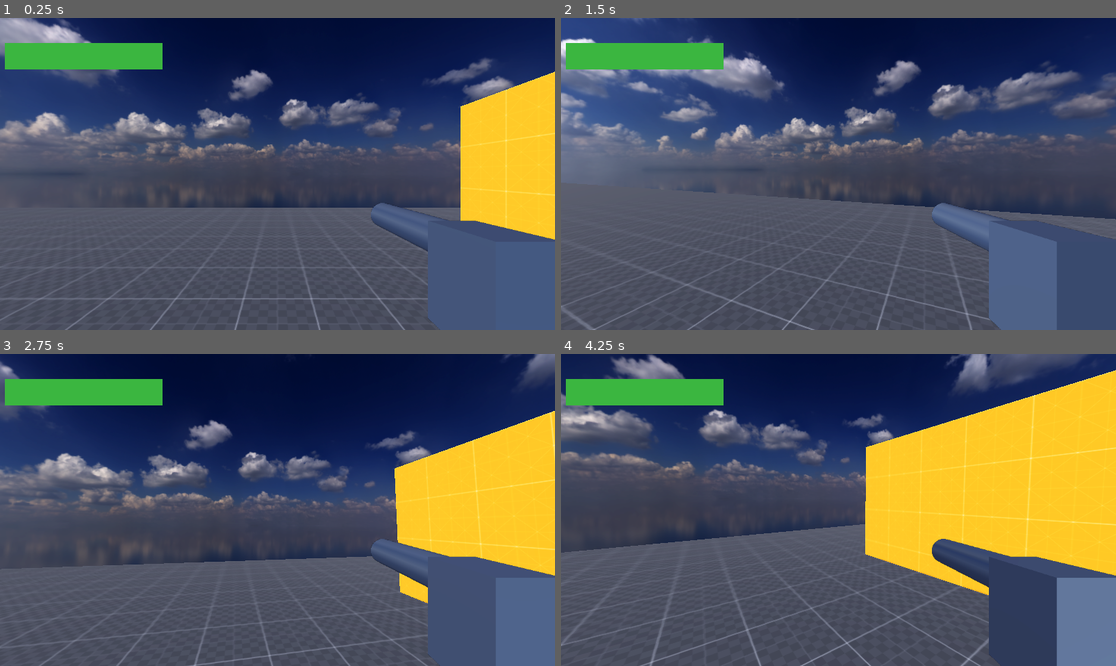
Above: before the commit, frames 1-4 (two rows, left to right).
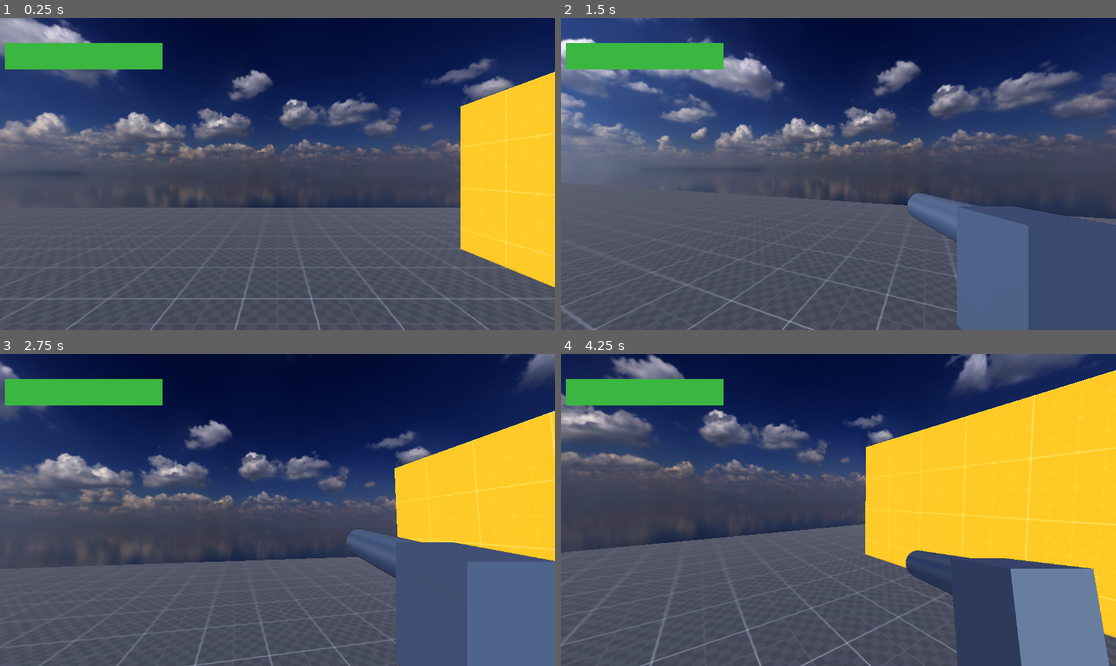
Above: after the commit, the same moments.

Repository: Inquisitor718/MadCow
Game: Godot game, scene res://scenes/main.tscn
Same seed, same stepped clock (60 frames per second), same inputs: the game is played once before the commit and once after it.
Inputs (mouse positions are in pixels of both pictures, inside the frame that each line leads up to):
- Up to frame 1 (0.25 s): no input
- Up to frame 2 (1.5 s): tap Enter (ui_accept) at 0.5, 0.77 s; move the mouse to (866, 174) at 0.52 s; press the mouse at (866, 174) at 0.53 s; hold V (Weapon_Up, bound only after the commit) from 0.53 s (still down); move the mouse to (810, 174) at 1.27 s; release the mouse at (810, 174) at 1.28 s; tap Ctrl (crouch) at 1.35 s
- Up to frame 3 (2.75 s): keep holding V (Weapon_Up, bound only after the commit); tap Enter (ui_accept) at 1.52 s; click (249, 510) at 1.55 s; move the mouse to (288, 503) at 2.02 s; hold E (free_look) from 2.03 s (still down); click (288, 503) at 2.3 s
- Up to frame 4 (4.25 s): keep holding V (Weapon_Up, bound only after the commit); move the mouse to (832, 516) at 2.77 s; release E (free_look) at 2.78 s; tap Shift (sprint) at 2.85 s; tap Enter (ui_accept) at 3.02, 3.77 s; click (832, 516) at 3.05 s; move the mouse to (877, 513) at 3.52 s; press the mouse at (877, 513) at 3.53 s; tap R (Reload, bound only after the commit) at 4.15 s

The runs differ from the first frame. In frame 1, 6.3% of the frame differs, in the area x 66-100%, y 59-100%; in frame 2, 4.7%; in frame 3, 3.5%; in frame 4, 6.1%.
Error after the commit: Invalid access to property or key 'velocity_computed' on a base object of type 'null instance'. (res://scripts/enemy.gd:21)

Commit message:
Added Revolver
Actually added a scalable weapons manager using resources which has multiple export variables including:
Damage
Range
Type of Projectile(Only Hitscan added so far)
Animations for 5 states:[Activate, Deactivate, Shoot, Reload{Work in progress}, Out of Ammo]
Also added basic framework for Weapons UI, but is still a work in progress.
Added Basic animations for the revolver.
Added basic Damage and Despawn on Death mechanics to test enemy.

Diff:
--- /dev/null
+++ b/madcow-decease/assets/weapon_resources/revolver.tres
@@ -0,0 +1,21 @@
+[gd_resource type="Resource" script_class="Weapon_Resource" load_steps=2 format=3 uid="uid://cx5gjyikfb4nk"]
+
+[ext_resource type="Script" uid="uid://c2imv21vq2msg" path="res://scripts/Weapon_resource.gd" id="1_bblnm"]
+
+[resource]
+script = ExtResource("1_bblnm")
+W_name = "Revolver"
+Activate_anim = "RevolverActivate"
+Shoot_anim = "RevolverShoot"
+Reload_anim = "RevolverReload"
+DActivate_anim = ""
+No_ammo_anim = ""
+Active_ammo = 6
+Stored_ammo = 18
+Magazine = 6
+Max_ammo = 60
+Auto_fire = false
+Type = 1
+range = 50000
+dmg = 90
+metadata/_custom_type_script = "uid://c2imv21vq2msg"
--- a/madcow-decease/project.godot
+++ b/madcow-decease/project.godot
@@ -17,7 +17,8 @@
 
 [global_group]
 
-Player=""
+player_S=""
+Enemy=""
 
 [input]
 
@@ -61,3 +62,23 @@
 "events": [Object(InputEventKey,"resource_local_to_scene":false,"resource_name":"","device":-1,"window_id":0,"alt_press …(195 unchanged characters)…
 ]
 }
+Weapon_Up={
+"deadzone": 0.2,
+"events": [Object(InputEventKey,"resource_local_to_scene":false,"resource_name":"","device":-1,"window_id":0,"alt_pressed":false,"shift_pressed":false,"ctrl_pressed":false,"meta_pressed":false,"pressed":false,"keycode":0,"physical_keycode":86,"key_label":0,"unicode":118,"location":0,"echo":false,"script":null)
+]
+}
+Weapon_Down={
+"deadzone": 0.2,
+"events": [Object(InputEventKey,"resource_local_to_scene":false,"resource_name":"","device":-1,"window_id":0,"alt_pressed":false,"shift_pressed":false,"ctrl_pressed":false,"meta_pressed":false,"pressed":false,"keycode":0,"physical_keycode":67,"key_label":0,"unicode":99,"location":0,"echo":false,"script":null)
+]
+}
+Shoot={
+"deadzone": 0.2,
+"events": [Object(InputEventMouseButton,"resource_local_to_scene":false,"resource_name":"","device":-1,"window_id":0,"alt_pressed":false,"shift_pressed":false,"ctrl_pressed":false,"meta_pressed":false,"button_mask":0,"position":Vector2(0, 0),"global_position":Vector2(0, 0),"factor":1.0,"button_index":1,"canceled":false,"pressed":false,"double_click":false,"script":null)
+]
+}
+Reload={
+"deadzone": 0.2,
+"events": [Object(InputEventKey,"resource_local_to_scene":false,"resource_name":"","device":-1,"window_id":0,"alt_pressed":false,"shift_pressed":false,"ctrl_pressed":false,"meta_pressed":false,"pressed":false,"keycode":0,"physical_keycode":82,"key_label":0,"unicode":114,"location":0,"echo":false,"script":null)
+]
+}
--- a/madcow-decease/scenes/player_S_.tscn
+++ b/madcow-decease/scenes/player_S_.tscn
@@ -1,9 +1,155 @@
-[gd_scene load_steps=6 format=3 uid="uid://c6qqhoiccfc6n"]
+[gd_scene load_steps=14 format=3 uid="uid://c6qqhoiccfc6n"]
 
 [ext_resource type="Script" uid="uid://bia8jgms1aljh" path="res://scripts/Player_S.gd" id="1_gkn25"]
 [ext_resource type="PackedScene" uid="uid://dsw7khefkfewe" path="res://scenes/revolver.tscn" id="2_aj78o"]
+[ext_resource type="Script" uid="uid://cpxtegv7jr144" path="res://scenes/w_manager.gd" id="2_v7hu7"]
+[ext_resource type="Script" uid="uid://c2imv21vq2msg" path="res://scripts/Weapon_resource.gd" id="3_jdn2x"]
+[ext_resource type="Resource" uid="uid://cx5gjyikfb4nk" path="res://assets/weapon_resources/revolver.tres" id="4_w0gdg"]
 
 [sub_resource type="CapsuleShape3D" id="CapsuleShape3D_cvnsp"]
+
+[sub_resource type="Animation" id="Animation_aj78o"]
+resource_name = "RevolverActivate"
+length = 0.5
+tracks/0/type = "value"
+tracks/0/imported = false
+tracks/0/enabled = true
+tracks/0/path = NodePath("Revolver:position")
+tracks/0/interp = 1
+tracks/0/loop_wrap = true
+tracks/0/keys = {
+"times": PackedFloat32Array(0, 0.5),
+"transitions": PackedFloat32Array(1, 1),
+"update": 0,
+"values": [Vector3(0.0178347, -1.33485, 0.000116378), Vector3(0.329511, -0.280136, -0.370283)]
+}
+tracks/1/type = "value"
+tracks/1/imported = false
+tracks/1/enabled = true
+tracks/1/path = NodePath("Revolver:visible")
+tracks/1/interp = 1
+tracks/1/loop_wrap = true
+tracks/1/keys = {
+"times": PackedFloat32Array(0),
+"transitions": PackedFloat32Array(1),
+"update": 1,
+"values": [true]
+}
+tracks/2/type = "value"
+tracks/2/imported = false
+tracks/2/enabled = true
+tracks/2/path = NodePath("Revolver:rotation")
+tracks/2/interp = 1
+tracks/2/loop_wrap = true
+tracks/2/keys = {
+"times": PackedFloat32Array(0, 0.5),
+"transitions": PackedFloat32Array(1, 1),
+"update": 0,
+"values": [Vector3(0, 0, 0), Vector3(0, 3.14159, 0)]
+}
+
+[sub_resource type="Animation" id="Animation_v7hu7"]
+length = 0.001
+tracks/0/type = "value"
+tracks/0/imported = false
+tracks/0/enabled = true
+tracks/0/path = NodePath("Revolver:position")
+tracks/0/interp = 1
+tracks/0/loop_wrap = true
+tracks/0/keys = {
+"times": PackedFloat32Array(0),
+"transitions": PackedFloat32Array(1),
+"update": 0,
+"values": [Vector3(0.0178347, -1.33485, 0.000116378)]
+}
+tracks/1/type = "value"
+tracks/1/imported = false
+tracks/1/enabled = true
+tracks/1/path = NodePath("Revolver:visible")
+tracks/1/interp = 1
+tracks/1/loop_wrap = true
+tracks/1/keys = {
+"times": PackedFloat32Array(0),
+"transitions": PackedFloat32Array(1),
+"update": 1,
+"values": [false]
+}
+tracks/2/type = "value"
+tracks/2/imported = false
+tracks/2/enabled = true
+tracks/2/path = NodePath("Revolver:rotation")
+tracks/2/interp = 1
+tracks/2/loop_wrap = true
+tracks/2/keys = {
+"times": PackedFloat32Array(0),
+"transitions": PackedFloat32Array(1),
+"update": 0,
+"values": [Vector3(0, -3.14159, 0)]
+}
+
+[sub_resource type="Animation" id="Animation_lk2ay"]
+resource_name = "RevolverShoot"
+length = 0.2
+tracks/0/type = "value"
+tracks/0/imported = false
+tracks/0/enabled = true
+tracks/0/path = NodePath("Revolver:position")
+tracks/0/interp = 1
+tracks/0/loop_wrap = true
+tracks/0/keys = {
+"times": PackedFloat32Array(0, 0.1, 0.2),
+"transitions": PackedFloat32Array(1, 1, 1),
+"update": 0,
+"values": [Vector3(0.329511, -0.280136, -0.370283), Vector3(0.329511, -0.280136, -0.264632), Vector3(0.329511, -0.280136, -0.370283)]
+}
+tracks/1/type = "value"
+tracks/1/imported = false
+tracks/1/enabled = true
+tracks/1/path = NodePath("Revolver:rotation")
+tracks/1/interp = 1
+tracks/1/loop_wrap = true
+tracks/1/keys = {
+"times": PackedFloat32Array(0, 0.1, 0.166667),
+"transitions": PackedFloat32Array(1, 1, 1),
+"update": 0,
+"values": [Vector3(0, 3.14159, 0), Vector3(-0.174533, 3.14159, 0), Vector3(0, 3.14159, 0)]
+}
+
+[sub_resource type="Animation" id="Animation_jdn2x"]
+resource_name = "RevolverReload"
+length = 3.0
+tracks/0/type = "value"
+tracks/0/imported = false
+tracks/0/enabled = true
+tracks/0/path = NodePath("Revolver:position")
+tracks/0/interp = 1
+tracks/0/loop_wrap = true
+tracks/0/keys = {
+"times": PackedFloat32Array(0, 1.5, 3),
+"transitions": PackedFloat32Array(1, 1, 1),
+"update": 0,
+"values": [Vector3(0.329511, -0.280136, -0.370283), Vector3(0.329511, -0.915973, -0.370283), Vector3(0.329511, -0.280136, -0.370283)]
+}
+tracks/1/type = "value"
+tracks/1/imported = false
+tracks/1/enabled = true
+tracks/1/path = NodePath("Revolver:rotation")
+tracks/1/interp = 1
+tracks/1/loop_wrap = true
+tracks/1/keys = {
+"times": PackedFloat32Array(0, 1.5, 3),
+"transitions": PackedFloat32Array(1, 1, 1),
+"update": 0,
+"values": [Vector3(0, 3.14159, 0), Vector3(3.14159, 3.14159, 0), Vector3(0, 3.14159, 0)]
+}
+
+[sub_resource type="AnimationLibrary" id="AnimationLibrary_lk2ay"]
+_data = {
+&"RESET": SubResource("Animation_v7hu7"),
+&"RevolverActivate": SubResource("Animation_aj78o"),
+&"RevolverReload": SubResource("Animation_jdn2x"),
+&"RevolverShoot": SubResource("Animation_lk2ay")
+}
 
 [sub_resource type="StyleBoxFlat" id="StyleBoxFlat_gkn25"]
 
@@ -24,8 +170,25 @@
 [node name="Camera3D" type="Camera3D" parent="Head"]
 cull_mask = 1048573
 
-[node name="Revolver" parent="Head/Camera3D" instance=ExtResource("2_aj78o")]
-transform = Transform3D(-1, 0, -8.74228e-08, 0, 1, 0, 8.74228e-08, 0, -1, 0.473028, -0.334849, -0.467442)
+[node name="W_Manager" type="Node3D" parent="Head/Camera3D"]
+script = ExtResource("2_v7hu7")
+_weapon_resources = Array[ExtResource("3_jdn2x")]([ExtResource("4_w0gdg")])
+Start_Weapons = Array[String](["Revolver"])
+
+[node name="rig" type="Node3D" parent="Head/Camera3D/W_Manager"]
+
+[node name="Revolver" parent="Head/Camera3D/W_Manager/rig" instance=ExtResource("2_aj78o")]
+transform = Transform3D(-1, 0, -1.50996e-07, 0, 1, 0, 1.50996e-07, 0, -1, 0.0178347, -1.33485, 0.000116378)
+visible = false
+
+[node name="AnimationPlayer" type="AnimationPlayer" parent="Head/Camera3D/W_Manager/rig"]
+libraries = {
+&"": SubResource("AnimationLibrary_lk2ay")
+}
+
+[node name="BulletPoint" type="Marker3D" parent="Head/Camera3D/W_Manager/rig"]
+unique_name_in_owner = true
+transform = Transform3D(1, 0, 0, 0, 1, 0, 0, 0, 1, 0.330302, -0.110232, -0.826832)
 
 [node name="CanvasLayer" type="CanvasLayer" parent="."]
 
@@ -52,3 +215,36 @@
 [node name="GunCam" type="Camera3D" parent="CanvasLayer/SubViewportContainer/SubViewport"]
 transform = Transform3D(1, 0, 0, 0, 1, 0, 0, 0, 1, 0, 0.845099, 0)
 cull_mask = 2
+
+[node name="GunCounter" type="VBoxContainer" parent="CanvasLayer"]
+offset_right = 40.0
+offset_bottom = 40.0
+
+[node name="WeaponInfo" type="HBoxContainer" parent="CanvasLayer/GunCounter"]
+layout_mode = 2
+
+[node name="Label" type="Label" parent="CanvasLayer/GunCounter/WeaponInfo"]
+layout_mode = 2
+
+[node name="Label2" type="Label" parent="CanvasLayer/GunCounter/WeaponInfo"]
+layout_mode = 2
+
+[node name="AmmoInfo" type="HBoxContainer" parent="CanvasLayer/GunCounter"]
+layout_mode = 2
+
+[node name="Label" type="Label" parent="CanvasLayer/GunCounter/AmmoInfo"]
+layout_mode = 2
+
+[node name="Label2" type="Label" parent="CanvasLayer/GunCounter/AmmoInfo"]
+layout_mode = 2
+
+[node name="StackInfo" type="HBoxContainer" parent="CanvasLayer/GunCounter"]
+layout_mode = 2
+
+[node name="Label" type="Label" parent="CanvasLayer/GunCounter/StackInfo"]
+layout_mode = 2
+
+[node name="Label2" type="Label" parent="CanvasLayer/GunCounter/StackInfo"]
+layout_mode = 2
+
+[connection signal="animation_finished" from="Head/Camera3D/W_Manager/rig/AnimationPlayer" to="Head/Camera3D/W_Manager" method="_on_animation_player_animation_finished"]
--- /dev/null
+++ b/madcow-decease/scenes/shotgun.tscn
@@ -0,0 +1,13 @@
+[gd_scene load_steps=2 format=3 uid="uid://beri3rk1pt6gk"]
+
+[sub_resource type="BoxMesh" id="BoxMesh_5ptbe"]
+
+[node name="shotgun" type="Node3D"]
+
+[node name="body" type="Node3D" parent="."]
+
+[node name="stock" type="MeshInstance3D" parent="body"]
+transform = Transform3D(1.52569, -0.310501, 0.0231065, 0.572956, 0.82778, -0.00637344, -0.0375115, 0.0147787, 0.842453, -2.09976, -0.661924, -0.0308747)
+mesh = SubResource("BoxMesh_5ptbe")
+
+[node name="MeshInstance3D" type="MeshInstance3D" parent="body"]
--- /dev/null
+++ b/madcow-decease/scenes/test_enemy.tscn
@@ -0,0 +1,29 @@
+[gd_scene load_steps=5 format=3 uid="uid://mx076i2bgxwe"]
+
+[ext_resource type="Script" uid="uid://bcgkgd6b61xqb" path="res://scripts/test_enemy.gd" id="1_h17bh"]
+
+[sub_resource type="BoxShape3D" id="BoxShape3D_7ibm0"]
+
+[sub_resource type="BoxShape3D" id="BoxShape3D_h17bh"]
+
+[sub_resource type="BoxMesh" id="BoxMesh_h17bh"]
+
+[node name="test_enemy" type="CharacterBody3D" groups=["Enemy"]]
+script = ExtResource("1_h17bh")
+
+[node name="CollisionShape3D" type="CollisionShape3D" parent="."]
+transform = Transform3D(0.5, 0, 0, 0, 0.5, 0, 0, 0, 0.5, 0, 0, 0)
+shape = SubResource("BoxShape3D_7ibm0")
+debug_color = Color(0, 0.6, 0.701961, 1)
+
+[node name="hitbox" type="Area3D" parent="."]
+
+[node name="CollisionShape3D" type="CollisionShape3D" parent="hitbox"]
+transform = Transform3D(1.2, 0, 0, 0, 1.2, 0, 0, 0, 1.2, 0, 0, 0)
+shape = SubResource("BoxShape3D_h17bh")
+debug_color = Color(0, 0.6, 0.701961, 1)
+
+[node name="MeshInstance3D" type="MeshInstance3D" parent="."]
+mesh = SubResource("BoxMesh_h17bh")
+
+[connection signal="body_entered" from="hitbox" to="." method="_on_hitbox_body_entered"]
--- /dev/null
+++ b/madcow-decease/scenes/w_manager.gd
@@ -0,0 +1,109 @@
+extends Node3D
+
+@onready var animation_player: AnimationPlayer = $rig/AnimationPlayer
+@onready var Bullet_Point = get_node("%BulletPoint")
+
+signal Weapon_Change
+signal Update_Ammo
+signal Update_Weapon_Stack
+
+
+var Current_Weapon = null
+var Weapon_Stack = []
+var Weapon_Indicator = 0
+var Next_Weapon: String
+var Weapon_List = {}
+@export var _weapon_resources: Array[Weapon_Resource]
+@export var Start_Weapons: Array[String]
+
+enum{NULL, HITSCAN, PROJECTILE}
+
+func _ready():
+	Initialize(Start_Weapons)
+
+func _input(event):
+	if event.is_action_pressed("Weapon_Up"):
+		Weapon_Indicator = min(Weapon_Indicator+1, Weapon_Stack.size()-1)
+		exit(Weapon_Stack[Weapon_Indicator])
+		print("Up Accept")
+
+	if event.is_action_pressed("Weapon_Down"):
+		Weapon_Indicator = max(Weapon_Indicator-1, 0)
+		exit(Weapon_Stack[Weapon_Indicator])
+		print("Down Accept")
+
+	if event.is_action_pressed("Shoot"):
+		shoot()
+	if event.is_action_pressed("Reload"):
+		reload()
+func Initialize(_start_weapons: Array):
+	for weapon in _weapon_resources:
+		Weapon_List[weapon.W_name] = weapon
+
+	for i in _start_weapons:
+		Weapon_Stack.push_back(i)
+
+	Current_Weapon  = Weapon_List[Weapon_Stack[0]]
+	enter()
+
+func enter():
+	animation_player.queue(Current_Weapon.Activate_anim)
+
+func exit(_next_weapon: String):
+	if _next_weapon  != Current_Weapon.W_name:
+		if animation_player.get_current_animation() != Current_Weapon.DActivate_anim:
+			animation_player.play(Current_Weapon.DActivate_anim)
+			Next_Weapon = _next_weapon
+
+
+func Change_Weapon(weapon_name: String):
+	Current_Weapon = Weapon_List[weapon_name]
+	Next_Weapon = ""
+	enter()
+
+func _on_animation_player_animation_finished(anim_name: StringName) -> void:
+	if anim_name == Current_Weapon.DActivate_anim:
+		Change_Weapon(Next_Weapon)
+
+func shoot():
+	animation_player.play(Current_Weapon.Shoot_anim)
+	var Cam_Collision = Get_Cam_Collision()
+	match Current_Weapon.Type:
+		NULL:
+			print("Invalid")
+		HITSCAN:
+			Hit_Scan_Collision(Cam_Collision)
+		PROJECTILE:
+			pass
+
+func reload():
+	animation_player.play(Current_Weapon.Reload_anim)
+
+func Get_Cam_Collision():
+	var camera = get_viewport().get_camera_3d()
+	var viewport = get_viewport().get_size()
+
+	var Ray_Origin = camera.project_ray_origin(viewport/2)
+	var Ray_End = Ray_Origin + camera.project_ray_normal(viewport/2)*Current_Weapon.range
+
+	var New_Intersection = PhysicsRayQueryParameters3D.create(Ray_Origin,Ray_End)
+	var Intersection = get_world_3d().direct_space_state.intersect_ray(New_Intersection)
+
+	if not Intersection.is_empty():
+		var Col_Point = Intersection.position
+		return Col_Point
+	else:
+		return Ray_End
+
+func Hit_Scan_Collision(Collision_Point):
+	var Bullet_Direction = (Collision_Point - Bullet_Point.get_global_transform().origin).normalized()
+	var New_Interection = PhysicsRayQueryParameters3D.create(Bullet_Point.get_global_transform().origin,Collision_Point+Bullet_Direction*2)
+
+	var Bullet_Collision = get_world_3d().direct_space_state.intersect_ray(New_Interection)
+
+	if Bullet_Collision:
+		Hit_Scan_Damage(Bullet_Collision.collider)
+func Hit_Scan_Damage(Collider):
+	if Collider.is_in_group("Enemy") and Collider.has_method("Hit"):
+		Collider.Hit(Current_Weapon.dmg )
+		print("Hit")
--- a/madcow-decease/scripts/Player_S.gd
+++ b/madcow-decease/scripts/Player_S.gd
@@ -107,8 +107,8 @@
 		else:
 			bob_timer += delta * wbob_freq
 		#does actual bobbing
-		head.position.y = default_pos.y + (sin(bob_timer) * bob_amplitude )
-		head.position.x = default_pos.x + (sin(bob_timer / 2.0) * bob_amplitude)
+		head.position.y = lerp(head.position.y, default_pos.y + sin(bob_timer) * bob_amplitude, delta * lerp_speed)
+		head.position.x = lerp(head.position.x, default_pos.x + (sin(bob_timer / 2.0) * bob_amplitude), delta * lerp_speed)
 	else:#resets default position of the head when not moving
 		head.position.y = lerp(head.position.y, default_pos.y, delta * lerp_speed)
 		head.position.x = lerp(head.position.x, default_pos.x, delta * lerp_speed)
--- /dev/null
+++ b/madcow-decease/scripts/Weapon_resource.gd
@@ -0,0 +1,20 @@
+extends Resource
+
+class_name Weapon_Resource
+
+@export var W_name: String
+@export var Activate_anim: String
+@export var Shoot_anim: String
+@export var Reload_anim: String
+@export var DActivate_anim: String
+@export var No_ammo_anim: String
+
+@export var Active_ammo: int
+@export var Stored_ammo: int
+@export var Magazine: int
+@export var Max_ammo: int
+
+@export var Auto_fire: bool
+@export_flags("Hitscan","Projectile") var Type
+@export var range: int
+@export var dmg: int
--- /dev/null
+++ b/madcow-decease/scripts/test_enemy.gd
@@ -0,0 +1,24 @@
+extends CharacterBody3D
+
+var health = 100
+
+# Called when the node enters the scene tree for the first time.
+func _ready() -> void:
+	pass # Replace with function body.
+
+
+# Called every frame. 'delta' is the elapsed time since the previous frame.
+func _process(delta: float) -> void:
+	pass
+
+func Hit(dmg):
+	health -= dmg
+	print("Target Heath:" ,health)
+	if health <=0:
+		queue_free()
+
+
+func _on_hitbox_body_entered(body):
+	if body.is_in_group("player_S"):
+		get_tree().call_group("player_S", "dmg", 10)
+		print("entered")
Not shown, added: madcow-decease/scenes/w_manager.gd.uid
Not shown, added: madcow-decease/scripts/Weapon_resource.gd.uid
